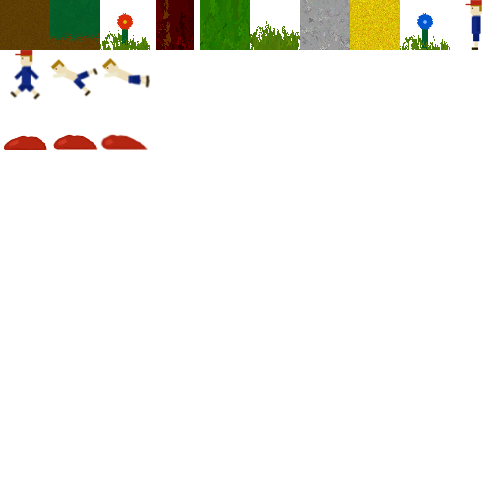
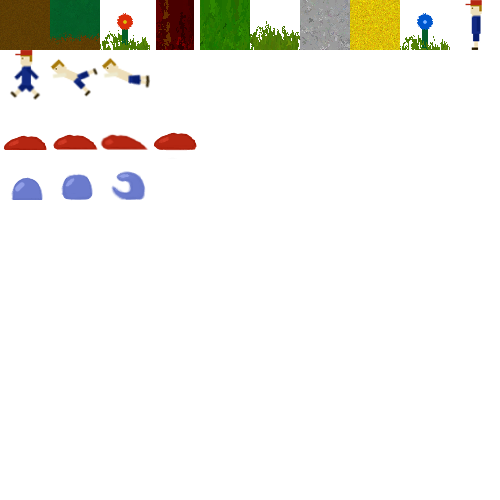
Two versions of the same layered image (500px x 500px). Layer-by-layer changes:
added group "bubble #11" with 2 layers above "bubble" over [153,132,197,159]
added layer "bubble #9" in group "bubble #11" over [153,132,197,159]
added group "blue attack" with 2 layers above "blue jump" over [111,171,146,200]
added layer "blue #5" in group "blue attack" over [111,171,146,200]
added group "blue jump" with 2 layers above "blue" over [61,173,93,201]
added layer "blue #3" in group "blue jump" over [61,173,93,201]
added group "blue" with 2 layers above "player_swim #1" over [11,177,43,200]
added layer "blue #1" in group "blue" over [11,177,43,200]
